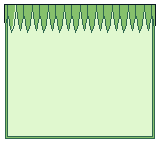
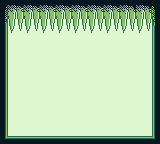
Before/after of a 160px x 144px layered artwork. What changed in the layer stack:
added layer "Fade" above "Spikes" over [5, 5, 155, 22]
painted on "Spikes" over [20, 5, 151, 30]
showed "Background" over [0, 0, 160, 144]
